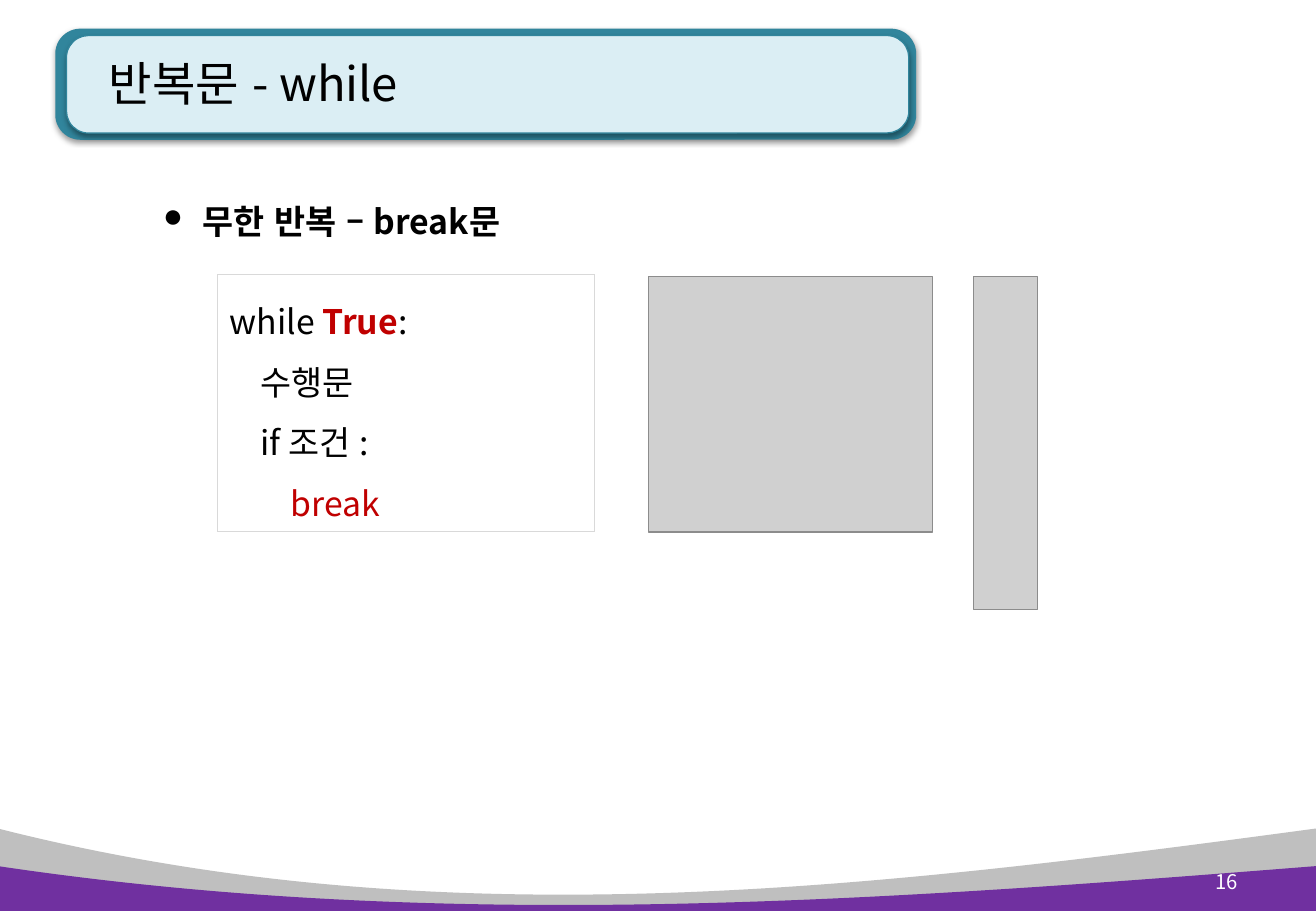
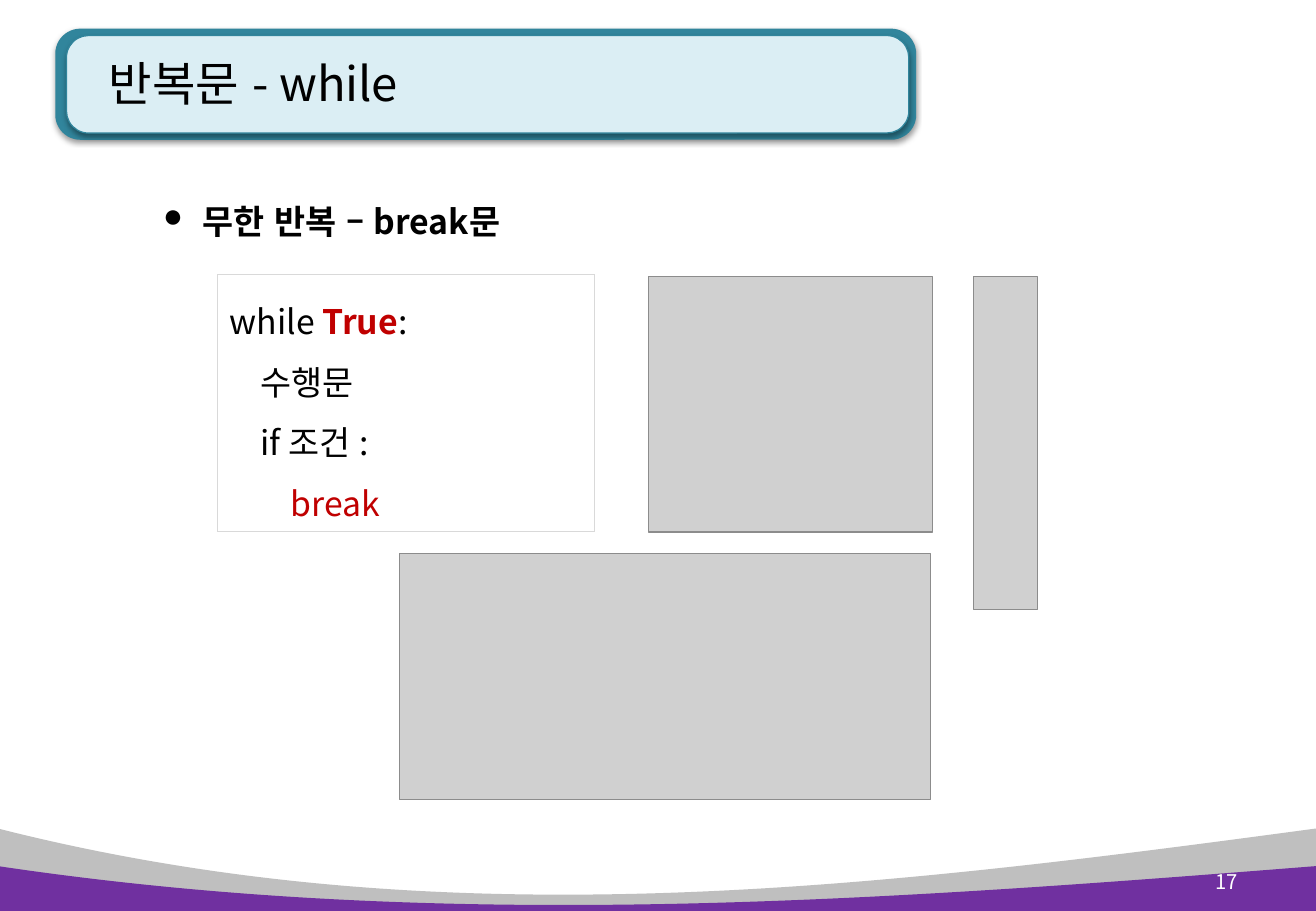
Before and after one commit to kiyongee2/green_pyworks, a slide deck: slide 17 of python_ppt_2023/Python 3장. 제어문(조건, 반복).pptx (slide 16 before the commit). Drawn at 1316x911 pixels with LibreOffice and Linux fonts; fonts in the diff are those of the drawing; grey boxes stand for pictures. Boxes give left, top, right and bottom in pixels: in the first picture for what was removed or moved away, otherwise in the second. Text is boxed around its words. In the diff, an @@ line names an element or a change of style, - is before the commit and + after.

Commit message:
조건반복문

```diff
--- a/python_ppt_2023/Python 3장. 제어문(조건, 반복).pptx
+++ b/python_ppt_2023/Python 3장. 제어문(조건, 반복).pptx
@@ picture added at (400, 554, 931, 801) @@
@@ page number at (1216, 868, 1238, 889): text changed @@
-16
+17
```
Also in this commit, not shown: 7 other slides changed, 5 slides added, 3 other files.
